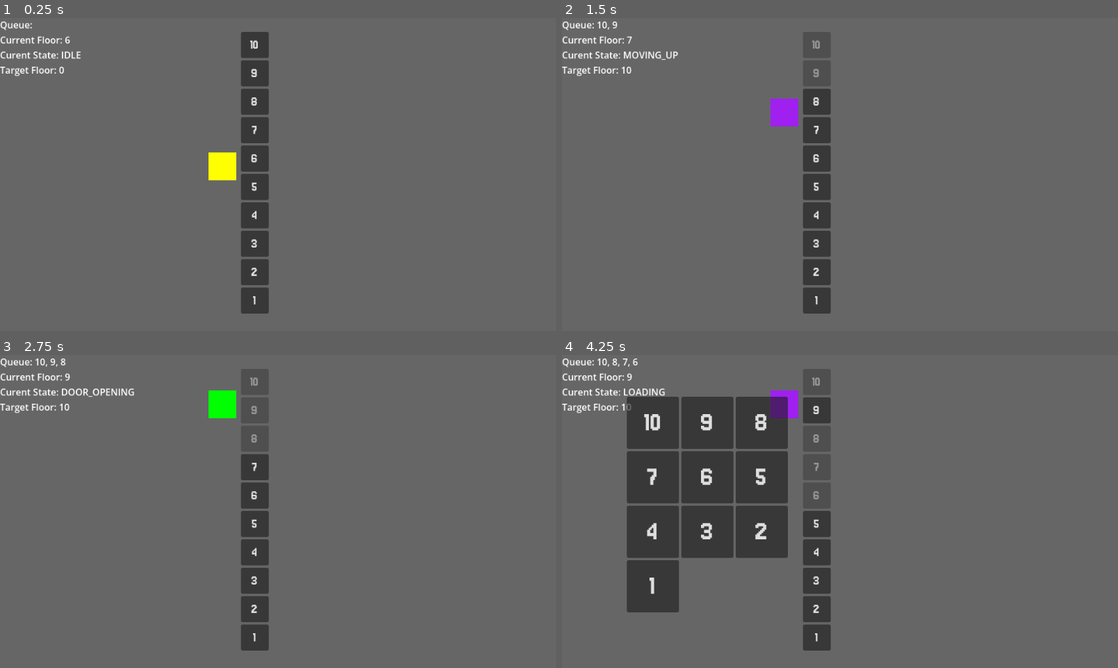
Above: before the commit, frames 1-4 (two rows, left to right).
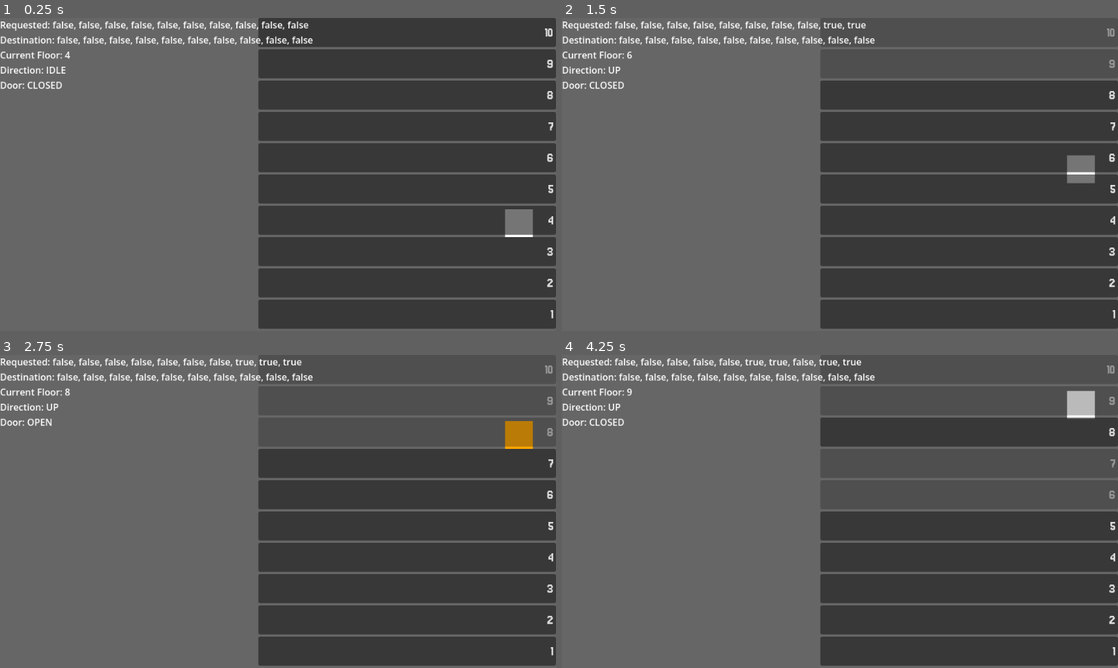
Above: after the commit, the same moments.

Repository: Victor-Wybenga/Elevator-Simulator
Game: Godot game, scene res://Scenes/main.tscn
Two runs of this game, one before a commit and one after it. Both use one fixed random seed, a clock stepped at 60 frames per second and the inputs below.
Inputs:
- Up to frame 1 (0.25 s): no input
- Up to frame 2 (1.5 s): click "10" at 0.5 s; click "9" at 1.25 s
- Up to frame 3 (2.75 s): click "8" at 2 s
- Up to frame 4 (4.25 s): click "7" at 2.75 s; click "6" at 3.5 s

The runs differ from the first frame. In frame 1, 53% of the frame differs, in the area x 0-100%, y 0-100%; in frame 2, 43%; in frame 3, 39%; in frame 4, 49%.

Commit message:
refactor

Diff:
--- /dev/null
+++ b/Scenes/door_timer.gd
@@ -0,0 +1,12 @@
+extends Timer
+
+var floor: int
+
+signal on_floor_timeout(floor: int)
+
+func start_with_floor(floor: int):
+	self.floor = floor
+	self.start()
+
+func _on_timeout() -> void:
+	on_floor_timeout.emit(self.floor)
--- a/Scenes/elevator.tscn
+++ b/Scenes/elevator.tscn
@@ -1,6 +1,7 @@
 [gd_scene format=3 uid="uid://u0iv0nayhn73"]
 
 [ext_resource type="Script" uid="uid://d6lq7box3ji7" path="res://Scripts/elevator.gd" id="1_cyba6"]
+[ext_resource type="Script" uid="uid://usb5bwwcwubg" path="res://Scenes/door_timer.gd" id="2_7i85y"]
 
 [sub_resource type="RectangleShape2D" id="RectangleShape2D_ip31b"]
 size = Vector2(48, 48)
@@ -27,5 +28,7 @@
 
 [node name="Timer" type="Timer" parent="." unique_id=987239804]
 process_callback = 0
+script = ExtResource("2_7i85y")
 
-[connection signal="timeout" from="Timer" to="." method="_on_timer_timeout"]
+[connection signal="on_floor_timeout" from="Timer" to="." method="_on_timer_on_floor_timeout"]
+[connection signal="timeout" from="Timer" to="Timer" method="_on_timeout"]
--- a/Scenes/main.tscn
+++ b/Scenes/main.tscn
@@ -3,19 +3,18 @@
 [ext_resource type="PackedScene" uid="uid://u0iv0nayhn73" path="res://Scenes/elevator.tscn" id="1_bo1nx"]
 [ext_resource type="Script" uid="uid://mfdy5qqx77e5" path="res://Scripts/make_call_buttons.gd" id="2_8gbba"]
 [ext_resource type="Script" uid="uid://114m67871xl1" path="res://Scripts/queue_display.gd" id="4_jjvhh"]
-[ext_resource type="PackedScene" path="res://Scenes/destination_floor_buttons.tscn" id="4_kry3j"]
+[ext_resource type="PackedScene" uid="uid://clfccduyqpou3" path="res://Scenes/destination_floor_buttons.tscn" id="4_kry3j"]
 
 [node name="Main" type="Node2D" unique_id=824640743]
 
 [node name="Elevator" parent="." unique_id=670379961 instance=ExtResource("1_bo1nx")]
-position = Vector2(384, 256)
+position = Vector2(896, 354)
 
 [node name="ElevatorButtons" type="VBoxContainer" parent="." unique_id=1475753334]
 texture_filter = 1
-offset_left = 416.0
-offset_top = 24.0
-offset_right = 464.0
-offset_bottom = 510.0
+offset_left = 446.0
+offset_right = 960.0
+offset_bottom = 536.0
 alignment = 1
 script = ExtResource("2_8gbba")
 
@@ -26,10 +25,10 @@
 
 [node name="DestinationFloorButtons" parent="." unique_id=1992610041 instance=ExtResource("4_kry3j")]
 visible = false
-offset_left = 112.0
-offset_top = 72.0
-offset_right = 390.0
-offset_bottom = 444.0
+offset_left = 94.0
+offset_top = 166.0
+offset_right = 372.0
+offset_bottom = 538.0
 
 [connection signal="reached_floor" from="Elevator" to="ElevatorButtons" method="_on_elevator_reached_floor"]
 [connection signal="call_elevator" from="ElevatorButtons" to="Elevator" method="_on_elevator_buttons_call_elevator"]
--- a/Scripts/elevator.gd
+++ b/Scripts/elevator.gd
@@ -1,90 +1,116 @@
 extends StaticBody2D
-enum ElevatorState {
-	MOVING_UP = -1,
+
+signal reached_floor(floor: int)
+
+enum Direction {
+	UP = -1,
 	IDLE = 0,
-	MOVING_DOWN = 1,
-	LOADING = 2,
-	DOOR_OPENING = 3,
-	DOOR_CLOSING = 4
+	DOWN = 1,
+}
+
+enum Door {
+	CLOSED = 0,
+	OPENING = 1,
+	OPEN = 2,
+	CLOSING = 3
 }
 
 const SPEED: float = 100.0
 const FLOORS: int = 10
+@onready var BOUNDS: Vector2 = $CollisionShape2D.get_shape().get_rect().size
 
-var called_floors: Array[int]
+var requested_floors: Array[bool]
+var destination_floors: Array[bool]
 
 var current_floor: int
-var target_floor: int
-var state: ElevatorState = ElevatorState.IDLE
+var direction: Direction = Direction.IDLE
+var door: Door = Door.CLOSED
 
-signal reached_floor(floor: int)
+func _ready() -> void:
+	requested_floors.resize(FLOORS)
+	requested_floors.fill(false)
+
+	destination_floors.resize(FLOORS)
+	destination_floors.fill(false)
 
 func get_floor(y_position: float) -> int:
 	var height: float = get_viewport_rect().size.y
-	var bound_height: float = $CollisionShape2D.get_shape().get_rect().size.y
-	var usable_height: float = height - bound_height
-	return round(FLOORS - (FLOORS / usable_height) * (y_position - (3 * bound_height / 4)))
+	var floor_height: float = height / FLOORS
+	var bound_height: float = BOUNDS.y / 2
+	var adjusted_y_position = height - (y_position + bound_height)
+	return ceil(adjusted_y_position / floor_height) + 1
 
 func get_floor_position(floor: int) -> float:
 	var height: float = get_viewport_rect().size.y
-	var bound_height: float = $CollisionShape2D.get_shape().get_rect().size.y
-	var usable_height: float = height - bound_height
-	return (usable_height / FLOORS) * (FLOORS - floor) + (3 * bound_height / 4)
+	var floor_height: float = height / FLOORS
+	var bound_height: float = BOUNDS.y / 2
+	return height - bound_height - (floor - 1) * floor_height
 
 func _process(delta: float) -> void:
-	match state:
-		ElevatorState.DOOR_OPENING: $ColorRect.color = Color.GREEN
-		ElevatorState.IDLE: $ColorRect.color = Color.YELLOW
-		_: $ColorRect.color = Color.PURPLE
+	match door:
+		Door.OPENING: $ColorRect.color = Color.RED
+		Door.OPEN: $ColorRect.color = Color.ORANGE
+		Door.CLOSING: $ColorRect.color = Color.YELLOW
+		_: $ColorRect.color = Color.WHITE
+
+func closest_floor_direction() -> Direction:
+	var next_floor = requested_floors.find(true) + 1
+	if next_floor <= 0:
+		return Direction.IDLE
+	elif next_floor > current_floor:
+		return Direction.UP
+	elif next_floor < current_floor:
+		return Direction.DOWN
+	else:
+		return Direction.IDLE
+
+func next_direction(floor: int) -> Direction:
+	var no_floors_above = requested_floors.slice(floor - 1).find(true) == -1
+	var no_floors_below = requested_floors.slice(0, floor - 1).find(true) == -1
+	if direction == Direction.IDLE \
+	or direction == Direction.UP and no_floors_above \
+	or direction == Direction.DOWN and no_floors_below:
+		return closest_floor_direction()
+	else:
+		return direction
 
 func move(delta: float):
-	move_and_collide(Vector2(0, SPEED * delta * state))
-
 	var on_floor: bool = abs(
 		self.position.y - get_floor_position(current_floor)
-		) <= SPEED * delta
+		) <= (SPEED * delta)
 
-	if on_floor and current_floor in called_floors:
+	if on_floor and requested_floors[current_floor - 1]:
 		self.position.y = get_floor_position(current_floor)
-		$Timer.start()
-		state = ElevatorState.DOOR_OPENING
+		door = Door.OPEN
+		$Timer.start_with_floor(current_floor)
+	else:
+		move_and_collide(Vector2(0, SPEED * delta * direction))
 
 func _physics_process(delta: float) -> void:
 	current_floor = get_floor(self.position.y)
-	match state:
-		ElevatorState.MOVING_DOWN:
-			target_floor = called_floors.min()
-			move(delta)
-		ElevatorState.MOVING_UP:
-			target_floor = called_floors.max()
-			move(delta)
+	if door == Door.CLOSED:
+		move(delta)
+
+func _on_timer_on_floor_timeout(floor: int) -> void:
+	reached_floor.emit(floor)
+	requested_floors[floor - 1] = false
+	direction = next_direction(floor)
+	door = Door.CLOSED
+	#$"../DestinationFloorButtons".visible = true
 
 func _on_elevator_buttons_call_elevator(floor: int) -> void:
-	called_floors.push_back(floor)
-	if state == ElevatorState.IDLE:
-		if floor > current_floor:
-			state = ElevatorState.MOVING_UP
-		elif floor < current_floor:
-			state = ElevatorState.MOVING_DOWN
-		else:
-			state = ElevatorState.DOOR_OPENING
-			$Timer.start()
+	requested_floors[floor - 1] = true
+	direction = next_direction(current_floor)
 
-func _on_timer_timeout() -> void:
-	state = ElevatorState.LOADING
-	called_floors.erase(current_floor)
-	reached_floor.emit(current_floor)
-	$"../DestinationFloorButtons".visible = true
-
-func _on_destination_floor_buttons_call_elevator(floor: int) -> void:
-	$"../DestinationFloorButtons".visible = false
-	if target_floor == current_floor:
-		if   called_floors.is_empty(): state = ElevatorState.IDLE
-		elif current_floor > called_floors.min(): state = ElevatorState.MOVING_DOWN
-		elif current_floor < called_floors.min(): state = ElevatorState.MOVING_UP
-		else:
-			state = ElevatorState.DOOR_OPENING
-			$Timer.start()
-	elif target_floor > current_floor: state = ElevatorState.MOVING_UP
-	elif target_floor < current_floor: state = ElevatorState.MOVING_DOWN
-	called_floors.push_back(floor)
+#func _on_destination_floor_buttons_call_elevator(floor: int) -> void:
+	#$"../DestinationFloorButtons".visible = false
+	#if target_floor == current_floor:
+		#if   called_floors.is_empty(): state = ElevatorState.IDLE
+		#elif current_floor > called_floors.min(): state = ElevatorState.MOVING_DOWN
+		#elif current_floor < called_floors.min(): state = ElevatorState.MOVING_UP
+		#else:
+			#state = ElevatorState.DOOR_OPENING
+			#$Timer.start()
+	#elif target_floor > current_floor: state = ElevatorState.MOVING_UP
+	#elif target_floor < current_floor: state = ElevatorState.MOVING_DOWN
+	#called_floors.push_back(floor)
--- a/Scripts/make_call_buttons.gd
+++ b/Scripts/make_call_buttons.gd
@@ -9,10 +9,11 @@
 func _ready() -> void:
 	for floor in range(10):
 		var button: Button = Button.new()
-		button.custom_minimum_size = Vector2(45, 45)
+		button.custom_minimum_size = Vector2(100, 50)
 		button.text = str(10 - floor)
 		button.add_theme_font_override("font", font)
 		button.add_theme_font_size_override("font_size", 25)
+		button.alignment = HORIZONTAL_ALIGNMENT_RIGHT
 		button.pressed.connect(_on_button_pressed.bind(10 - floor))
 		add_child(button)
 
--- a/Scripts/queue_display.gd
+++ b/Scripts/queue_display.gd
@@ -2,9 +2,10 @@
 
 # Called every frame. 'delta' is the elapsed time since the previous frame.
 func _process(delta: float) -> void:
-	self.text = ("Queue: {queue}\nCurrent Floor: {floor}\nCurent State: {state}\nTarget Floor: {target}").format({
-		"queue": ", ".join($"../Elevator".called_floors),
+	self.text = ("Requested: {queue}\nDestination: {destination}\nCurrent Floor: {floor}\nDirection: {state}\nDoor: {door}").format({
+		"queue": ", ".join($"../Elevator".requested_floors),
+		"destination": ", ".join($"../Elevator".destination_floors),
 		"floor": $"../Elevator".current_floor,
-		"state": $"../Elevator".ElevatorState.find_key($"../Elevator".state),
-		"target": $"../Elevator".target_floor
+		"state": $"../Elevator".Direction.find_key($"../Elevator".direction),
+		"door": $"../Elevator".Door.find_key($"../Elevator".door),
 	})
Not shown, added: Scenes/door_timer.gd.uid
